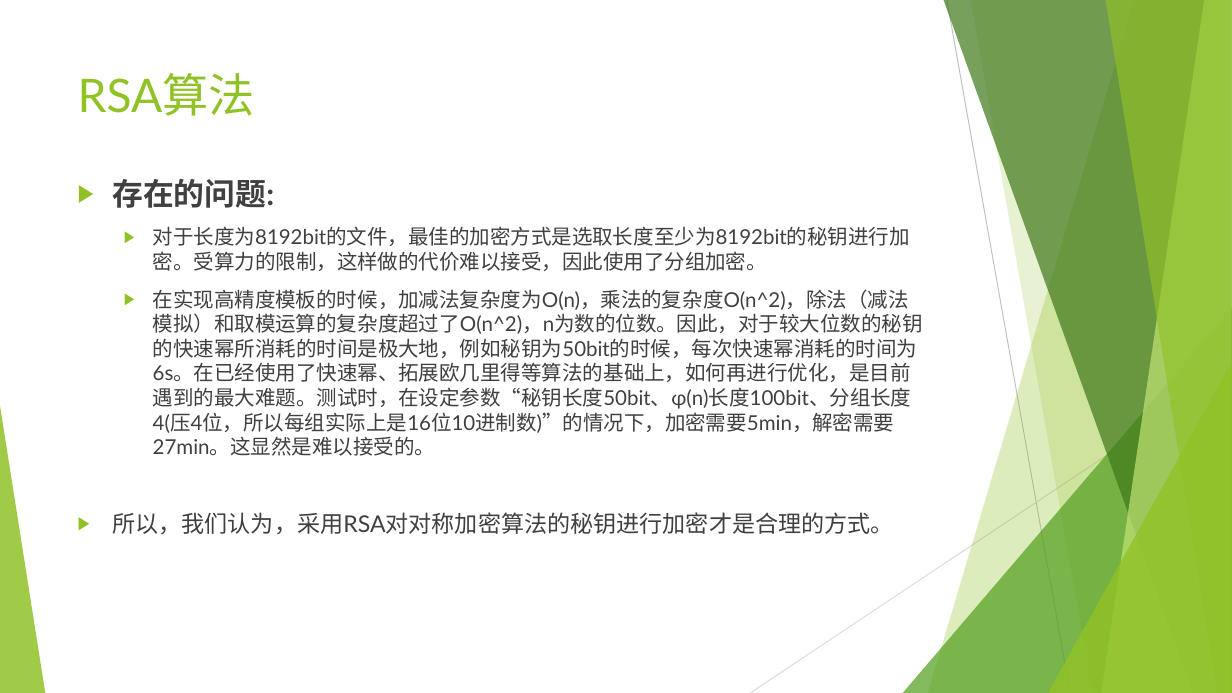
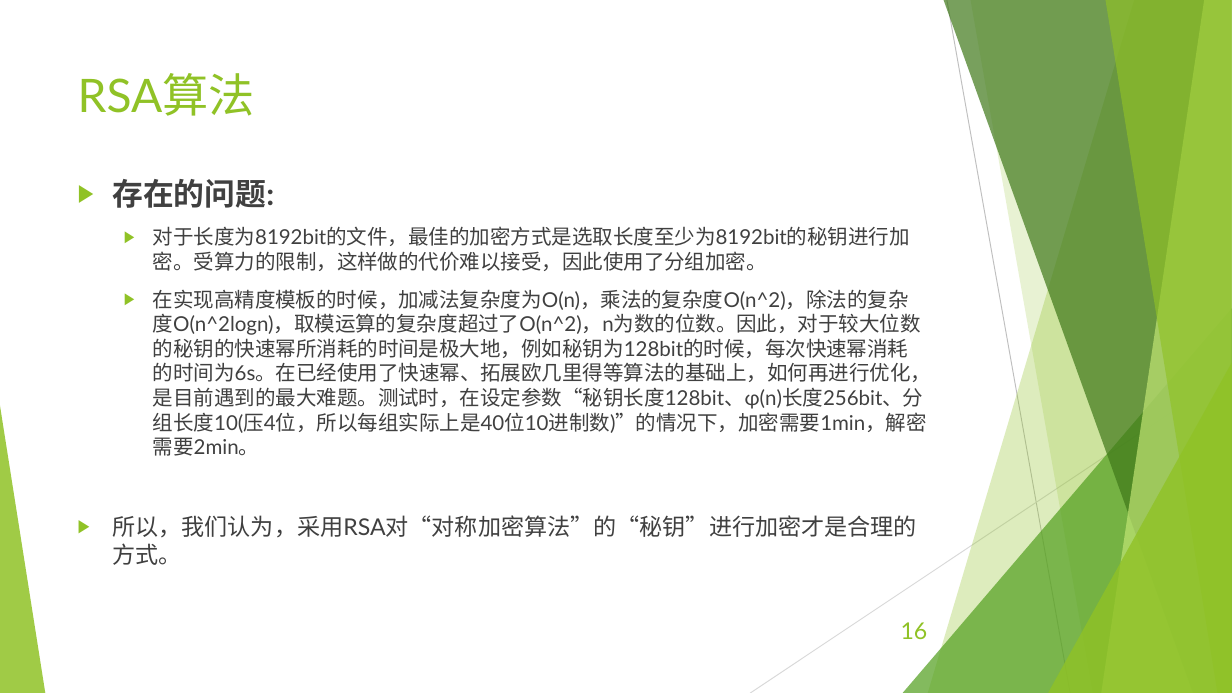
Before and after one commit to EECodingPresentation/project2, a slide deck: slide 16 of 展示报告.pptx (slide 10 before the commit). Drawn at 1232x693 pixels with LibreOffice and Linux fonts; fonts in the diff are those of the drawing. Boxes give left, top, right and bottom in pixels: in the first picture for what was removed or moved away, otherwise in the second. Text is boxed around its words. In the diff, an @@ line names an element or a change of style, - is before the commit and + after.

```diff
--- a/展示报告.pptx
+++ b/展示报告.pptx
@@ text at (112,289,932,565): text changed @@
-  ▶ 在实现高精度模板的时候，加减法复杂度为O(n)，乘法的复杂度O(n^2)，除法（减法模拟）和取模运算的复杂度超过了O(n^2)，n为数的位数。因此，对于较大位数的秘钥的快速幂所消耗的时间是极大地，例如秘钥为50bit的时候，每次快速幂消耗的时间为6s。在已经使用了快速幂、拓展欧几里得等算法的基础上，如何再进行优化，是目前遇到的最大难题。测试时，在设定参数“秘钥长度50bit、φ(n)长度100bit、分组长度4(压4位，所以每组实际上是16位10进制数)”的情况下，加密需要5min，解密需要27min。这显然是难以接受的。
-▶ 所以，我们认为，采用RSA对对称加密算法的秘钥进行加密才是合理的方式。
+  ▶ 在实现高精度模板的时候，加减法复杂度为O(n)，乘法的复杂度O(n^2)，除法的复杂度O(n^2logn)，取模运算的复杂度超过了O(n^2)，n为数的位数。因此，对于较大位数的秘钥的快速幂所消耗的时间是极大地，例如秘钥为128bit的时候，每次快速幂消耗的时间为6s。在已经使用了快速幂、拓展欧几里得等算法的基础上，如何再进行优化，是目前遇到的最大难题。测试时，在设定参数“秘钥长度128bit、φ(n)长度256bit、分组长度10(压4位，所以每组实际上是40位10进制数)”的情况下，加密需要1min，解密需要2min。
+▶ 所以，我们认为，采用RSA对“对称加密算法”的“秘钥”进行加密才是合理的方式。
@@ page number added at (901,622,928,639), 18 pt, text #90C226 @@
+16
```
Also in this commit, not shown: 9 other slides changed, 12 slides added, 3 other files.
